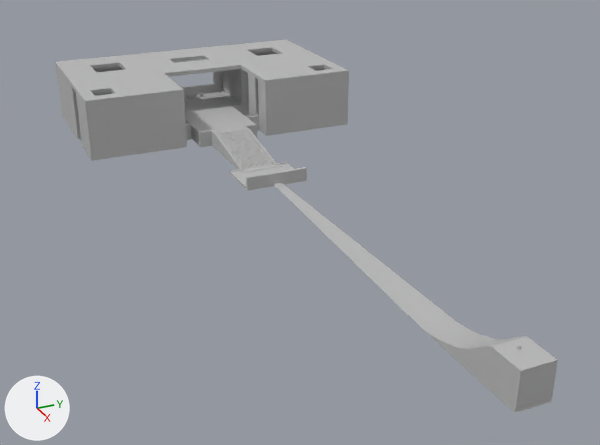
The FBX model Ritual Unity Project Folder/Assets/Meshes/Temple/TempleLevelMesh.fbx, before and after one commit.
One viewpoint serves both versions: a camera (50 mm lens) standing at (310.0, -130.0, 135.0) and looking at (22.0, 0.0, -9.0). The lights are fixed; the arrows at lower left show +X, +Y and +Z. Where no turn or scale is listed for an object, it has been applied to the vertices. Vertices at the same position are counted once.

In view in the first picture: 'LevelMesh'.
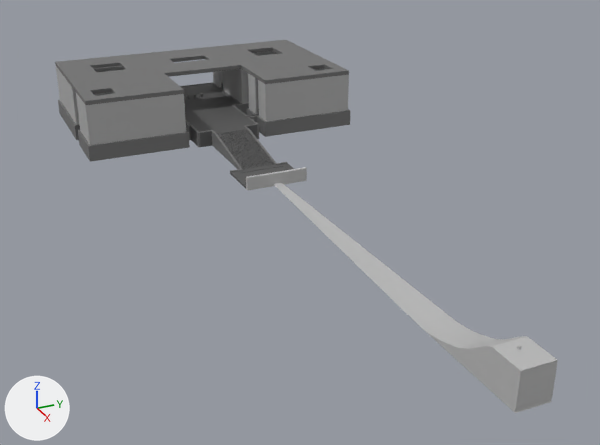
What the commit changed:
Material 'RitualSpaceMat' (mat_ritualspacemat) is new.
Its base color is (0.619, 0.619, 0.619) (light grey #cecece).
Its roughness is 0.553.
Material 'Roofs3' (mat_roofs3) is new.
Its base color is (0.167, 0.167, 0.167) (grey #727272).
Its roughness is 0.553.
Material 'WallsMaterial' (mat_wallsmaterial) is new.
Its base color is (0.44, 0.44, 0.44) (grey #b1b1b1).
Its roughness is 0.553.
Material 'FloorMaterial' (mat_floormaterial) is new.
Its base color is (0.0965, 0.0965, 0.0965) (dark grey #585858).
Its roughness is 0.553.
Material 'RoofMaterial' (mat_roofmaterial) is new.
Its base color is (0.167, 0.167, 0.167) (grey #727272).
Its roughness is 0.553.
Material 'PedastalMat' (mat_pedastalmat) is new.
Its base color is (0.167, 0.167, 0.167) (grey #727272).
Its roughness is 0.553.
me_mesh is used by ob_levelmesh; location (0.0, 0.0, 0.0).
me_mesh had 1375 vertices, 1273 faces and spanned x -149.0..172.0, y -68.0..68.0, z -1.0..28.0.
me_mesh now has 1650 vertices, 1504 faces and spans x -150.0..172.0, y -69.0..69.0, z -1.0..28.0.
me_mesh part 1: a new loose piece of 62 vertices spanning x -126.0..-124.0, y -52.0..-37.0, z 19.0..28.0, in mat_roofmaterial (grey #727272).
Part 2, on me_mesh:
29 vertices are removed from x -148.0..-78.0, y -49.0..49.0, z -1.0..26.0.
129 faces are deleted.
6 vertices in x -101.0..-90.0, y -47.0..49.0, z -1.0..26.0 move by (0.0, 1.0, 0.0).
4 vertices in x -101.0..-91.0, y -49.0..47.0, z 26.0 move by (0.0, -1.0, 0.0).
3 vertices in x -91.0, y -47.0..49.0, z -1.0..7.0 move by (-1.0, 1.0, 0.0).
4 vertices move from x -101.0..-91.0, y -49.0..47.0, z 7.0 to x -100.0..-92.0, y -50.0..46.0, z 7.0.
172 vertices are added at x -150.0..-64.0, y -69.0..69.0, z -1.0..26.0.
30 new vertices lie (0.0, 0.0, 8.0) away from vertices in x -149.0..-64.0, y -68.0..68.0, z -1.0.
18 new vertices lie (0.0, 0.0, -8.0) away from vertices in x -150.0..-66.0, y -69.0..69.0, z 7.0.
8 new vertices lie (-20.0, 0.0, 0.0) away from vertices in x -81.0, y -16.0..16.0, z -1.0..7.0.
5 new faces join them, mat_floormaterial (dark grey #585858).
201 new faces join them, mat_roofmaterial (grey #727272).
88 new faces join them, mat_wallsmaterial (grey #b1b1b1).
me_mesh part 3: 215 faces spanning x -148.0..-4.0, y -67.0..67.0, z -1.0..6.0 switch from mat_phong1 (grey #bcbcbc) to mat_floormaterial (dark grey #585858).
me_mesh part 4: 44 faces spanning x -81.0..-24.0, y -22.0..22.0, z -1.0..7.0 switch from mat_phong1 (grey #bcbcbc) to mat_roofmaterial (grey #727272).
me_mesh part 5: 160 faces spanning x -149.0..-67.0, y -68.0..68.0, z 26.0..28.0 switch from mat_phong1 (grey #bcbcbc) to mat_roofs3 (grey #727272).
me_mesh part 6: 56 faces spanning x -149.0..-67.0, y -68.0..68.0, z -1.0..26.0 switch from mat_phong1 (grey #bcbcbc) to mat_wallsmaterial (grey #b1b1b1).
me_mesh now uses material mat_ritualspacemat (light grey #cecece).
me_mesh now uses material mat_pedastalmat (grey #727272).

What differs and where, as boxes [x1, y1, x2, y2] in the pictures (600 x 445 px):
part 1 of me_mesh, added
    after: [94, 66, 123, 72]
part 2 of me_mesh, built on
    before: [56, 51, 349, 161]
    after: [56, 51, 350, 162]
part 3 of me_mesh, recoloured
    both: [185, 83, 294, 189]
part 4 of me_mesh, recoloured
    both: [200, 124, 287, 172]
part 5 of me_mesh, recoloured
    both: [55, 40, 349, 105]
part 6 of me_mesh, recoloured
    both: [219, 69, 242, 103]
